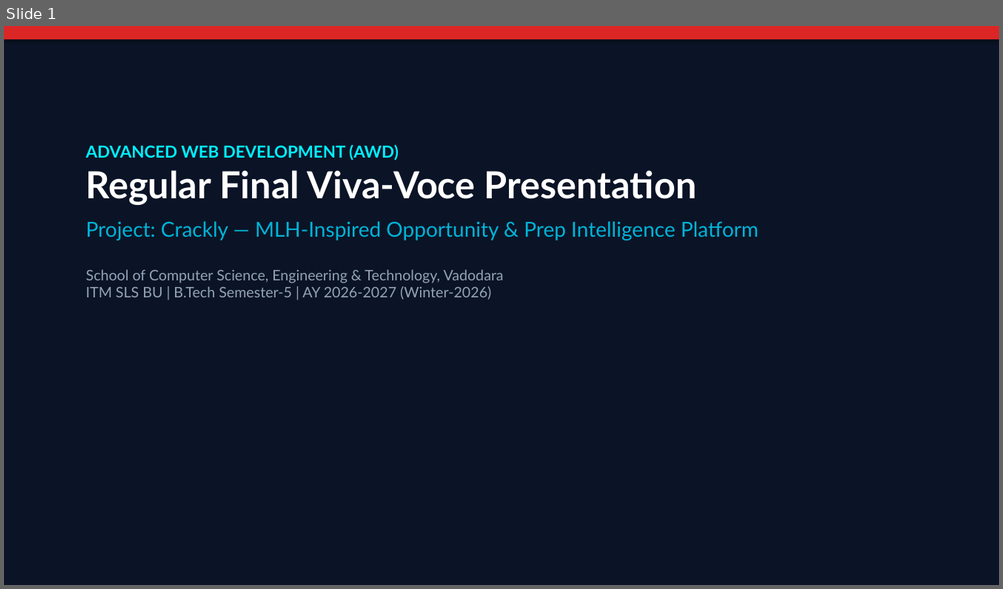
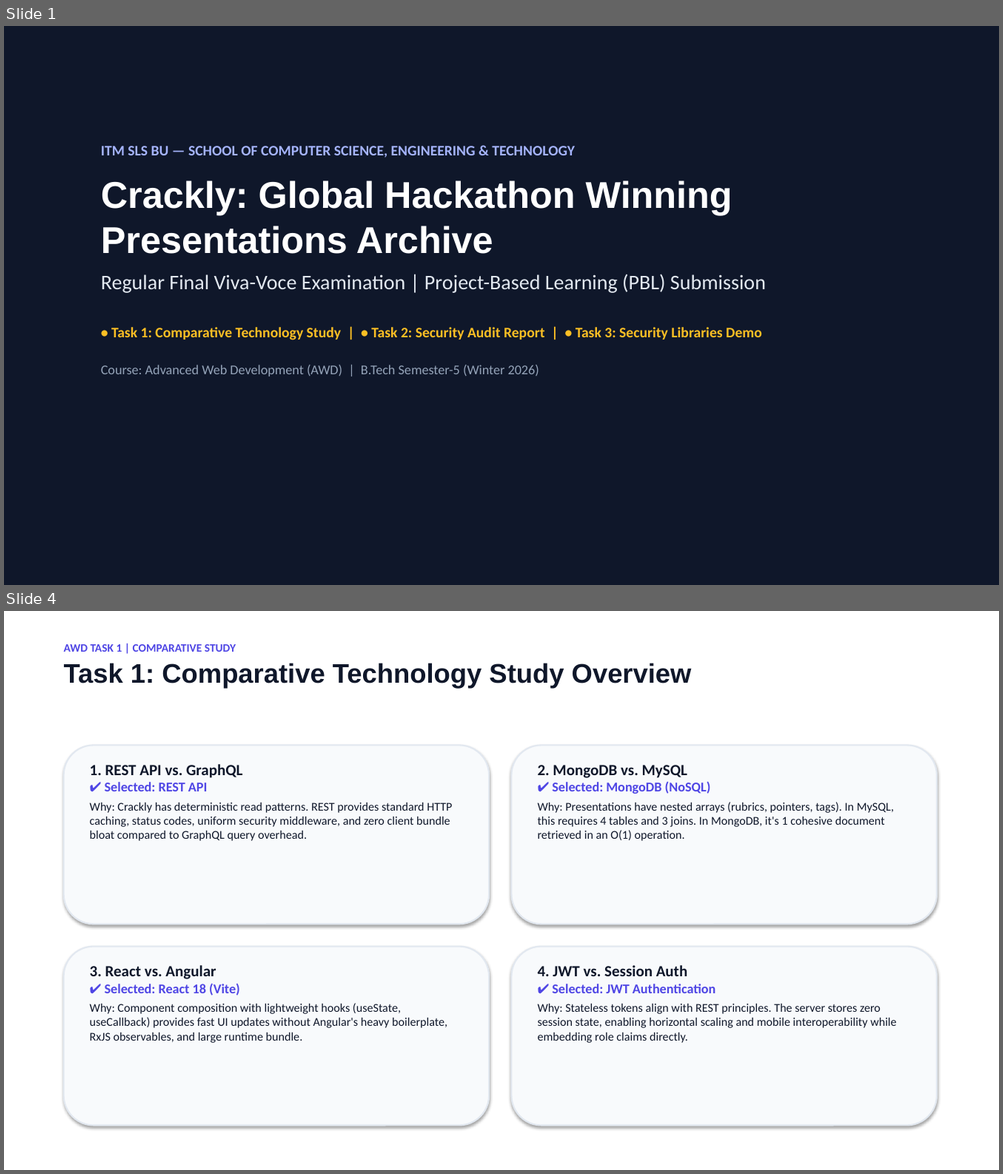
Before and after one commit to ToshalTrivedi/AWD_Project-, a slide deck: docs/AWD_Final_Viva_Presentation_Crackly.pptx. Shown one above the other, each under a label of ours: slide 1 before the commit, slides 1 and 4 after it; the slides between them are not shown. The pictures are 1003x589 and 1003x1174 pixels, drawn with LibreOffice and Linux fonts; fonts in the diff are those of the drawing. Boxes give left, top, right and bottom in pixels: in the first picture for what was removed or moved away, otherwise in the second. Text is boxed around its words. In the diff, an @@ line names an element or a change of style, - is before the commit and + after.

Commit message:
feat(crackly): streamline codebase, update brand favicon, and add AWD viva-voce deliverables (PPT, reports, test suite)

```diff
--- a/docs/AWD_Final_Viva_Presentation_Crackly.pptx
+++ b/docs/AWD_Final_Viva_Presentation_Crackly.pptx
@@ slide 4 added at (4, 611, 999, 1170), background #FFFFFF @@
@@ text added at (64, 644, 691, 689), 26 pt, text #0F172A, bold @@
+AWD TASK 1 | COMPARATIVE STUDY
+Task 1: Comparative Technology Study Overview
@@ rounded rectangle added at (64, 745, 489, 924), fill #F8FAFC, outline #E2E8F0 1.5 pt @@
@@ text added at (90, 764, 452, 841), 11.5 pt, text #0F172A @@
+1. REST API vs. GraphQL
+✔ Selected: REST API
+Why: Crackly has deterministic read patterns. REST provides standard HTTP caching, status codes, uniform security middleware, and zero client bundle bloat compared to GraphQL query overhead.
@@ rounded rectangle added at (512, 745, 936, 924), fill #F8FAFC, outline #E2E8F0 1.5 pt @@
@@ text added at (538, 765, 893, 841), 11.5 pt, text #0F172A @@
+2. MongoDB vs. MySQL
+✔ Selected: MongoDB (NoSQL)
+Why: Presentations have nested arrays (rubrics, pointers, tags). In MySQL, this requires 4 tables and 3 joins. In MongoDB, it's 1 cohesive document retrieved in an O(1) operation.
@@ rounded rectangle added at (64, 947, 489, 1126), fill #F8FAFC, outline #E2E8F0 1.5 pt @@
@@ text added at (90, 965, 447, 1043), 11.5 pt, text #0F172A @@
+3. React vs. Angular
+✔ Selected: React 18 (Vite)
+Why: Component composition with lightweight hooks (useState, useCallback) provides fast UI updates without Angular's heavy boilerplate, RxJS observables, and large runtime bundle.
@@ rounded rectangle added at (512, 947, 936, 1126), fill #F8FAFC, outline #E2E8F0 1.5 pt @@
@@ text added at (538, 965, 896, 1043), 11.5 pt, text #0F172A @@
+4. JWT vs. Session Auth
+✔ Selected: JWT Authentication
+Why: Stateless tokens align with REST principles. The server stores zero session state, enabling horizontal scaling and mobile interoperability while embedding role claims directly.
@@ slide 1 changed as well @@
@@ rectangle at (4, 26, 999, 585): fill #0B1426 to #0F172A @@
@@ rectangle removed at (4, 26, 999, 39) @@
@@ text at (101, 146, 765, 377): text changed; font Lato to Calibri; text colour #94A3B8 to #FBBF24; bold on @@
-ADVANCED WEB DEVELOPMENT (AWD)
-Regular Final Viva-Voce Presentation
-Project: Crackly — MLH-Inspired Opportunity & Prep Intelligence Platform
-School of Computer Science, Engineering & Technology, Vadodara
-ITM SLS BU | B.Tech Semester-5 | AY 2026-2027 (Winter-2026)
+ITM SLS BU — SCHOOL OF COMPUTER SCIENCE, ENGINEERING & TECHNOLOGY
+Crackly: Global Hackathon Winning Presentations Archive
+Regular Final Viva-Voce Examination | Project-Based Learning (PBL) Submission
+• Task 1: Comparative Technology Study | • Task 2: Security Audit Report | • Task 3: Security Libraries Demo
+Course: Advanced Web Development (AWD) | B.Tech Semester-5 (Winter 2026)
```
Also in this commit, not shown: 8 other slides added, 12 slides removed, 49 other files.
